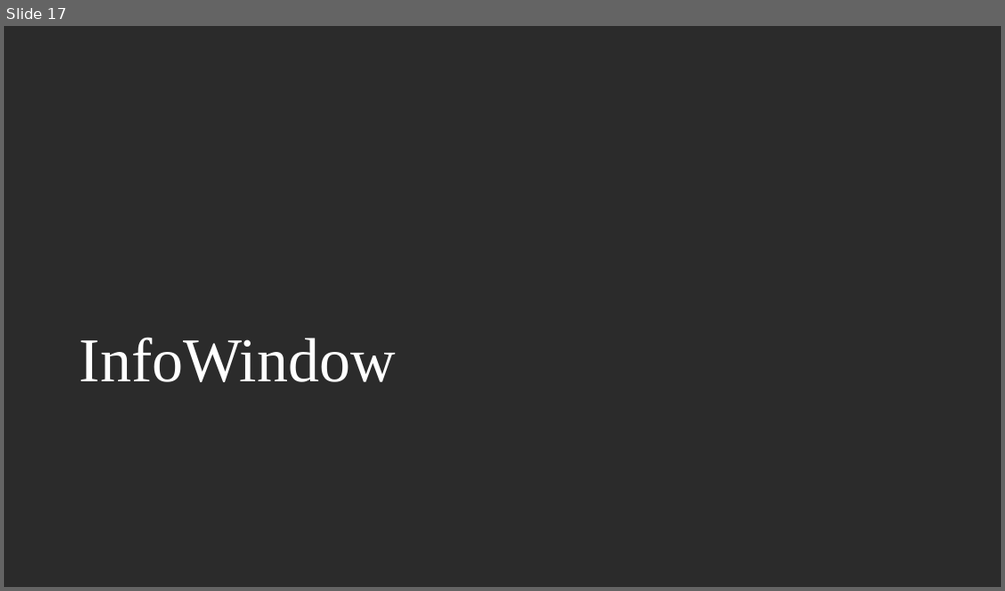
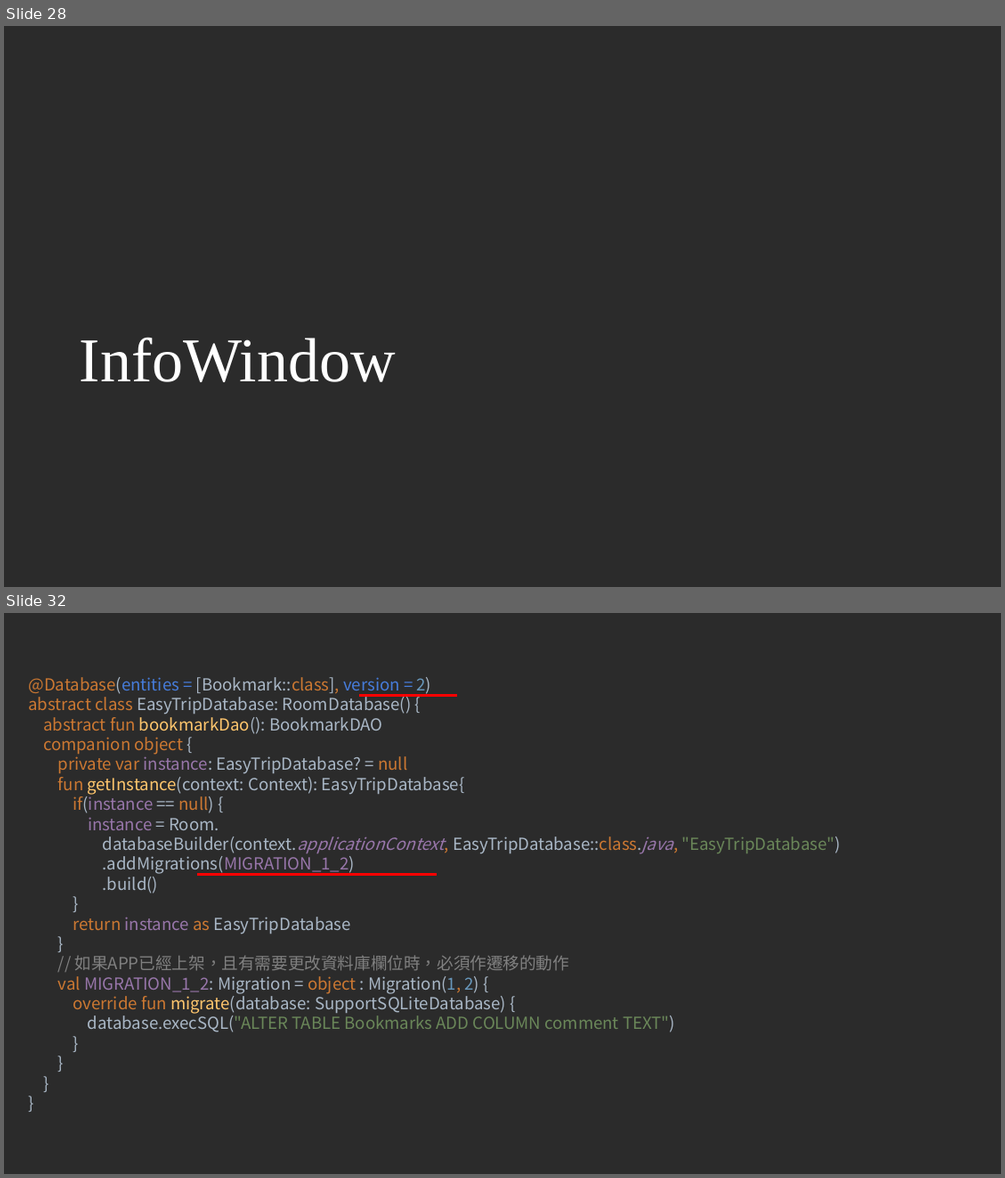
Before and after one commit to ao6swind/AndroidEasyTrip, a slide deck: doc/Create Map-Based Apps.pptx. Shown one above the other, each under a label of ours: slide 17 before the commit, slides 28 and 32 after it; the slides between them are not shown. The pictures are 1005x591 and 1005x1178 pixels, drawn with LibreOffice and Linux fonts; fonts in the diff are those of the drawing. Boxes give left, top, right and bottom in pixels: in the first picture for what was removed or moved away, otherwise in the second. Text is boxed around its words. In the diff, an @@ line names an element or a change of style, - is before the commit and + after.

```diff
--- a/doc/Create Map-Based Apps.pptx
+++ b/doc/Create Map-Based Apps.pptx
@@ slide 32 added at bbox=[4, 613, 1001, 1174], background #2B2B2B @@
@@ text added at bbox=[28, 677, 841, 1032], 16 pt, text #A9B7C6 @@
+@Database(entities = [Bookmark::class], version = 2)
+abstract class EasyTripDatabase: RoomDatabase() {
+abstract fun bookmarkDao(): BookmarkDAO
+companion object {
+private var instance: EasyTripDatabase? = null
+fun getInstance(context: Context): EasyTripDatabase{
+if(instance == null) {
+instance = Room.
+databaseBuilder(context.applicationContext, EasyTripDatabase::class.java, "EasyTripDatabase")
+.addMigrations(MIGRATION_1_2)
+.build()
+}
+return instance as EasyTripDatabase
+}
+// 如果APP已經上架，且有需要更改資料庫欄位時，必須作遷移的動作
+val MIGRATION_1_2: Migration = object : Migration(1, 2) {
+override fun migrate(database: SupportSQLiteDatabase) {
+database.execSQL("ALTER TABLE Bookmarks ADD COLUMN comment TEXT")
+}
+}
+}
+}
@@ line added from (359, 695) to (457, 695), #FF0000 2.25 pt @@
@@ line added from (197, 874) to (437, 874), #FF0000 2.25 pt @@
@@ what was slide 17 is now slide 28 @@
```
Also in this commit, not shown: 10 slides changed, 6 other slides added, 2 slides removed, 3 other files.
